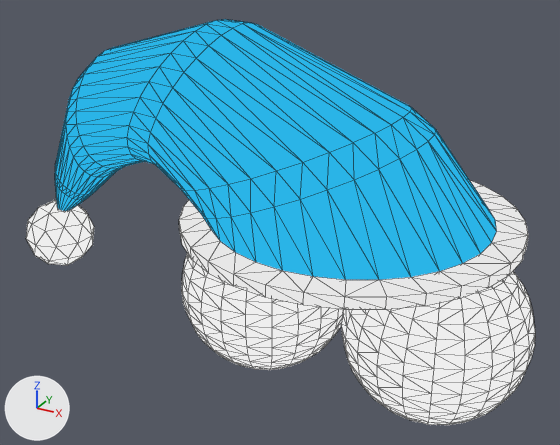
Before and after pictures for a commit that changed the Blender file Models/PC.blend.
The view is the same before and after, from a 50 mm camera at (1.97, -7.01, 4.32) aimed at (-1.95, 0.11, 0.76). Lighting does not change. The marker at lower left points along +X, +Y and +Z. Mesh edges are drawn as thin lines.

Script lines for the objects in view, before the commit:
```python
ob_cap = bpy.data.objects.new('Cap', me_circle)
ob_cap.location = (-1.032, 0.0, 0.922)
ob_cap.scale = (1.59, 1.59, 1.59)
ob_eyel = bpy.data.objects.new('EyeL', me_sphere_003)
ob_eyel.location = (-2.063, 0.0, 0.0)
ob_eyer = bpy.data.objects.new('EyeR', me_sphere_002)
ob_eyer.location = (0.0, 0.0, 0.0)
ob_fluffball = bpy.data.objects.new('FluffBall', me_icosphere)
ob_fluffball.location = (-5.295, 0.0, -0.052)
ob_fluffball.scale = (0.458, 0.458, 0.458)
```
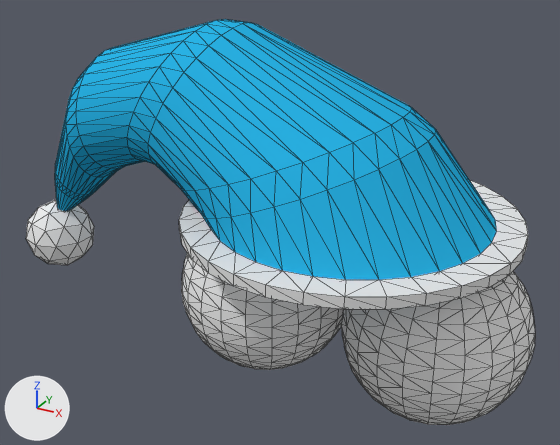
The change, as a list of edits to the scene's bpy script:
```text
Change mat_material_002:
    where n1 = _N.new('ShaderNodeRGB'); n1.name = 'RGB'
    where n0 = _N.new('ShaderNodeOutputMaterial'); n0.name = 'Material Output'
    remove _L.new(n1.outputs[0], n0.inputs[0])  # 'Color' to 'Surface'
    add n2 = _N.new('ShaderNodeBsdfPrincipled'); n2.name = 'Principled BSDF'
    add n2.distribution = 'GGX'
    add n2.subsurface_method = 'RANDOM_WALK_SKIN'
    add n2.inputs[2].default_value = 1.0  # 'Roughness'
    add n2.inputs[13].default_value = 0.0  # 'Specular IOR Level'
    add _L.new(n1.outputs[0], n2.inputs[0])  # 'Color' to 'Base Color'
    add _L.new(n2.outputs[0], n0.inputs[0])  # 'BSDF' to 'Surface'
Change mat_material_003:
    where n1 = _N.new('ShaderNodeRGB'); n1.name = 'RGB'
    where n0 = _N.new('ShaderNodeOutputMaterial'); n0.name = 'Material Output'
    remove _L.new(n1.outputs[0], n0.inputs[0])  # 'Color' to 'Surface'
    add n2 = _N.new('ShaderNodeBsdfPrincipled'); n2.name = 'Principled BSDF'
    add n2.distribution = 'GGX'
    add n2.subsurface_method = 'RANDOM_WALK_SKIN'
    add n2.inputs[2].default_value = 1.0  # 'Roughness'
    add n2.inputs[13].default_value = 0.0  # 'Specular IOR Level'
    add _L.new(n1.outputs[0], n2.inputs[0])  # 'Color' to 'Base Color'
    add _L.new(n2.outputs[0], n0.inputs[0])  # 'BSDF' to 'Surface'
Change mat_material_004:
    where n1 = _N.new('ShaderNodeRGB'); n1.name = 'RGB'
    where n0 = _N.new('ShaderNodeOutputMaterial'); n0.name = 'Material Output'
    remove _L.new(n1.outputs[0], n0.inputs[0])  # 'Color' to 'Surface'
    add n2 = _N.new('ShaderNodeBsdfPrincipled'); n2.name = 'Principled BSDF'
    add n2.distribution = 'GGX'
    add n2.subsurface_method = 'RANDOM_WALK_SKIN'
    add n2.inputs[2].default_value = 1.0  # 'Roughness'
    add n2.inputs[13].default_value = 0.0  # 'Specular IOR Level'
    add _L.new(n1.outputs[0], n2.inputs[0])  # 'Color' to 'Base Color'
    add _L.new(n2.outputs[0], n0.inputs[0])  # 'BSDF' to 'Surface'
```

Pixel boxes (x1, y1, x2, y2) of what changed, in the pictures (560 x 445 px):
'Cap', recoloured: (55, 22, 528, 310) in both
'EyeR', recoloured (white to grey): (341, 271, 535, 425) in both
'EyeL', recoloured (white to grey): (182, 253, 344, 370) in both
'FluffBall', recoloured (white to grey): (26, 200, 94, 265) in both
